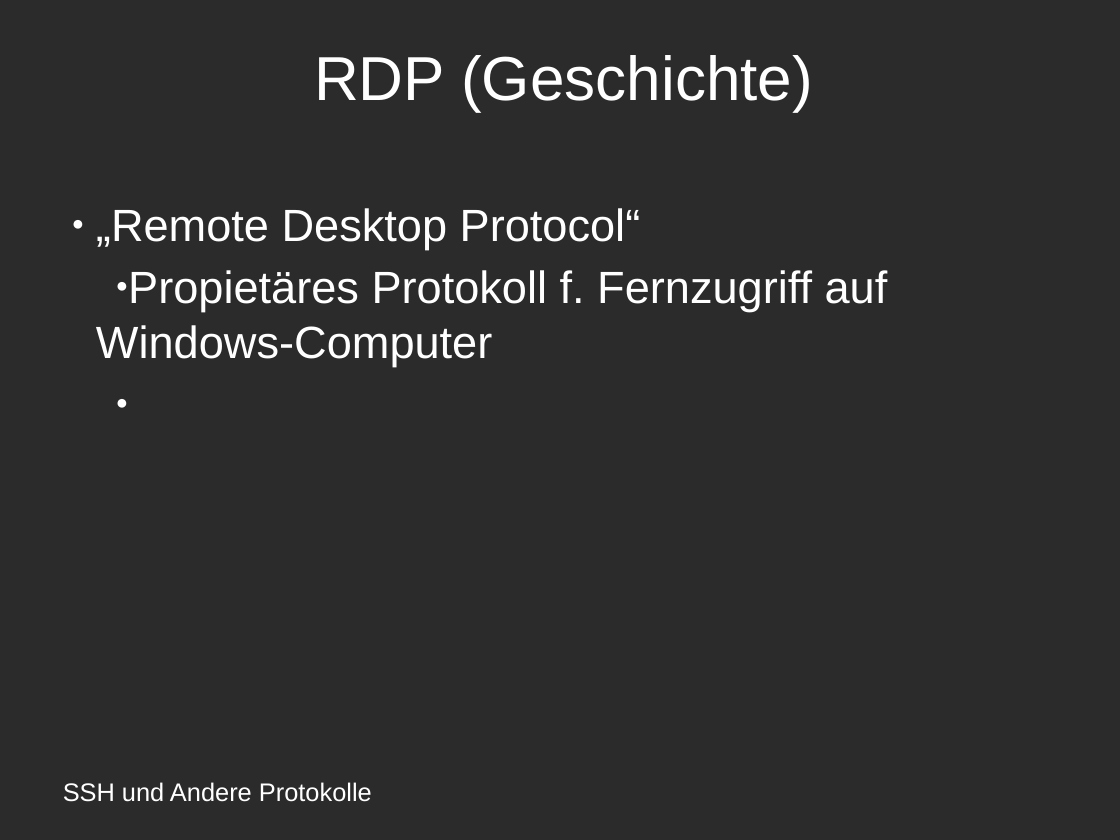
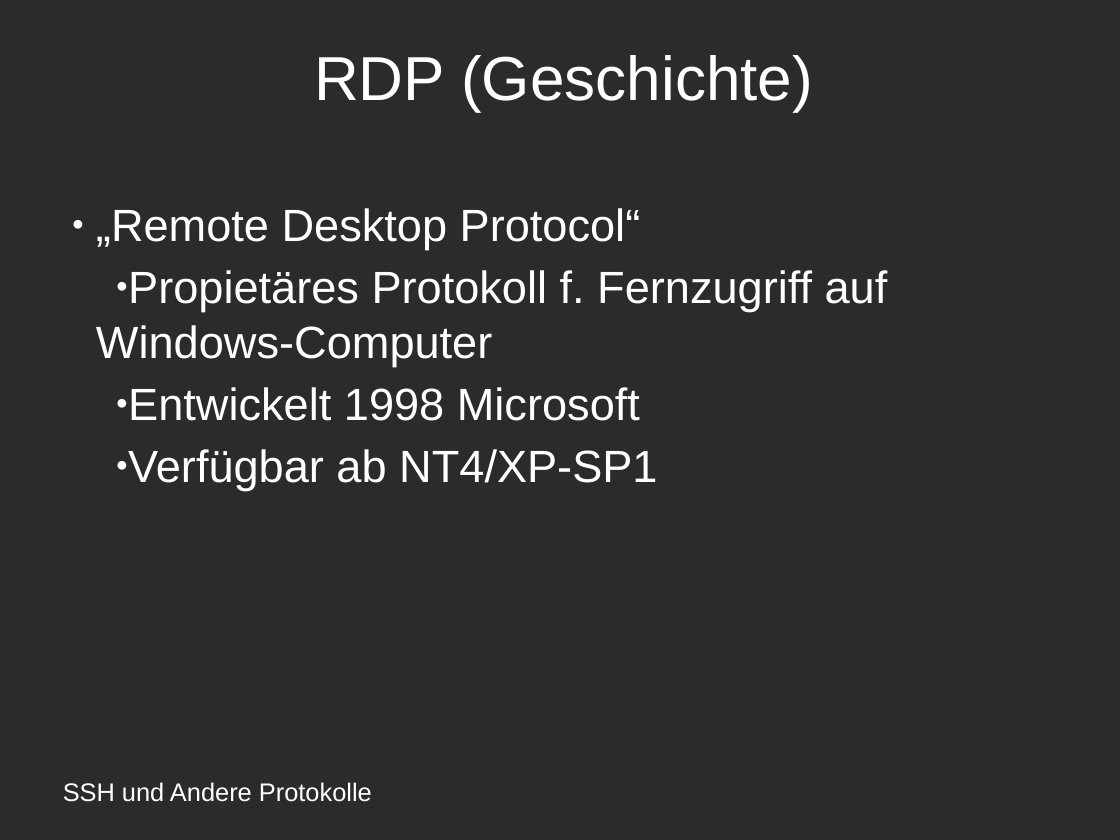
Before and after one commit to amlispolska/SSH-Projekt, a slide deck: slide 6 of ssh-presentation.odp. Drawn at 1120x840 pixels with LibreOffice and Linux fonts; fonts in the diff are those of the drawing; background and template pictures are left out; a plain dark background stands for a picture behind light text. Boxes give left, top, right and bottom in pixels: in the first picture for what was removed or moved away, otherwise in the second. Text is boxed around its words. In the diff, an @@ line names an element or a change of style, - is before the commit and + after.

```diff
--- a/ssh-presentation.odp
+++ b/ssh-presentation.odp
@@ subtitle at (128, 387, 657, 491): paragraphs added @@
+  ● Entwickelt 1998 Microsoft
+  ● Verfügbar ab NT4/XP-SP1
```
Also in this commit, not shown: 1 other slide changed, 3 slides added, 1 other file.
